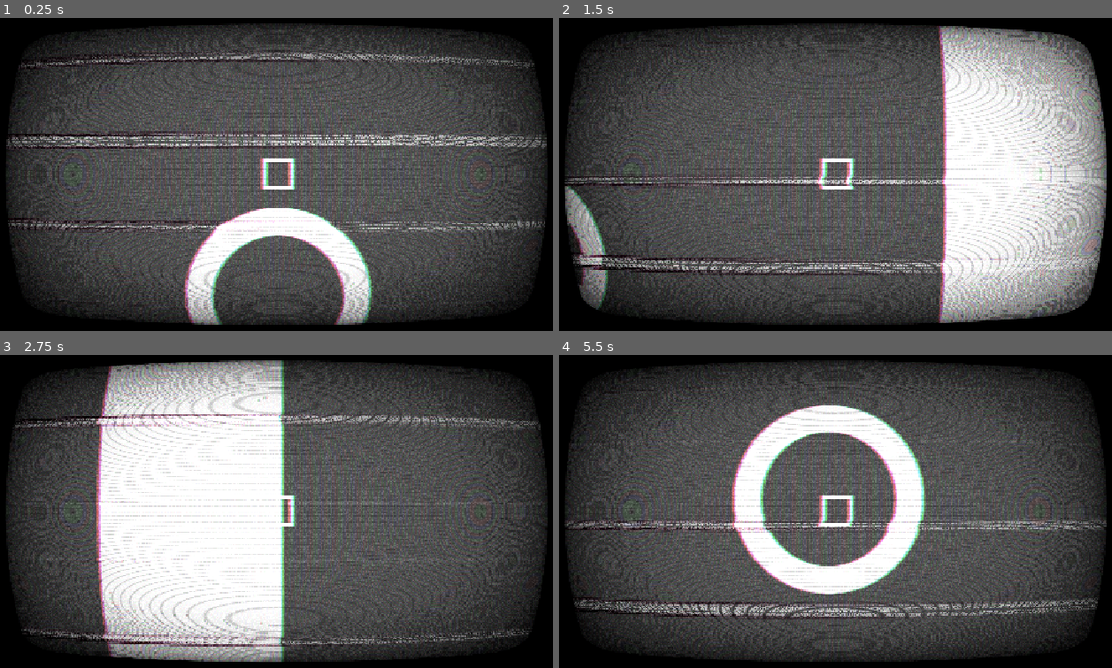
Above: before the commit, frames 1-4 (two rows, left to right).
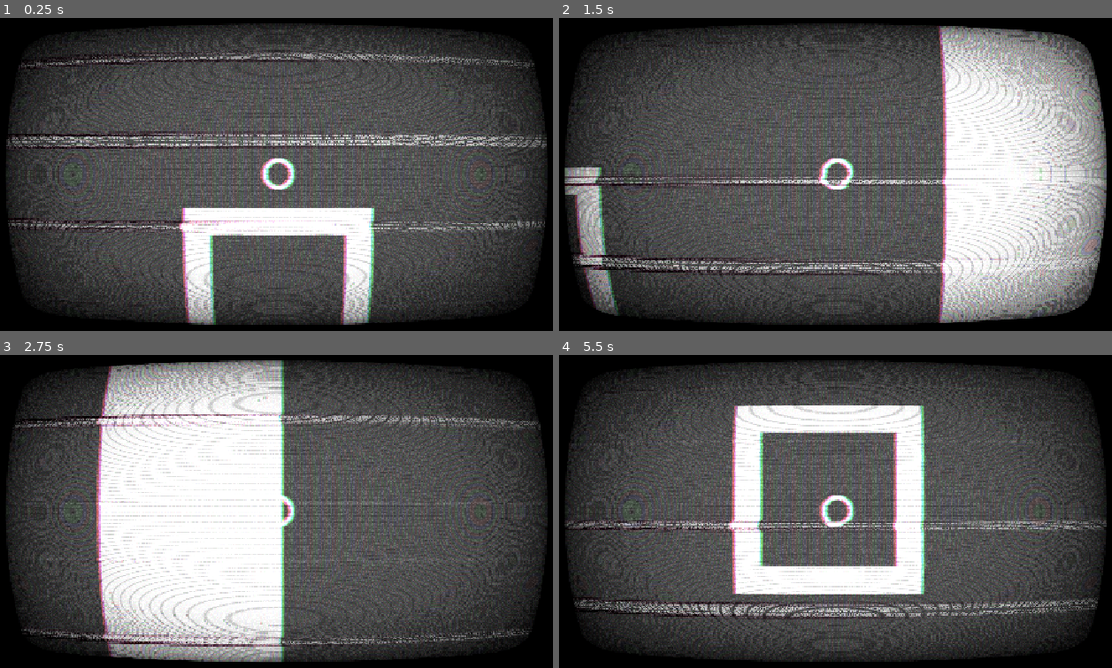
Above: after the commit, the same moments.

Repository: aidankmcalister/GodotHorrorShapeGame
Game: Godot game, scene res://main.tscn
Same seed, same stepped clock (60 frames per second), same inputs: the game is played once before the commit and once after it.
Inputs:
- Up to frame 1 (0.25 s): no input
- Up to frame 2 (1.5 s): hold D (right) 0.53-1.28 s; hold S (down) from 1.28 s (still down)
- Up to frame 3 (2.75 s): release S (down) at 2.03 s; hold D (right) from 2.03 s (still down)
- Up to frame 4 (5.5 s): release D (right) at 2.78 s; hold W (up) 2.78-3.53 s; hold A (left) 3.53-5.03 s; hold S (down) from 5.03 s (still down)

The runs differ from the first frame. In frame 1, 4.6% of the frame differs, in the area x 32-68%, y 44-99%; in frame 2, 2.0%; in frame 3, 0.2%; in frame 4, 8.3%, in the area x 30-67%, y 16-77%.

Commit message:
player changes

Diff:
--- a/MysteriousCreature/MysteriousCreature.tscn
+++ /dev/null
@@ -1,12 +0,0 @@
-[gd_scene load_steps=2 format=3 uid="uid://bcr4it0ob7g7e"]
-
-[ext_resource type="Texture2D" uid="uid://bthr0bn71avol" path="res://Shapes/Circle 2.png" id="1_fe0bb"]
-
-[node name="MysteriousCreature" type="Node2D"]
-position = Vector2(576, 320)
-scale = Vector2(0.2, 0.2)
-metadata/_edit_group_ = true
-
-[node name="Sprite2D" type="Sprite2D" parent="."]
-texture_filter = 1
-texture = ExtResource("1_fe0bb")
--- a/MysteriousCreature/mysterious_creature.tscn
+++ b/MysteriousCreature/mysterious_creature.tscn
@@ -1,11 +1,11 @@
 [gd_scene load_steps=2 format=3 uid="uid://smo44wvq2qwt"]
 
-[ext_resource type="Texture2D" uid="uid://bthr0bn71avol" path="res://Shapes/Circle 2.png" id="1_0hf01"]
+[ext_resource type="Texture2D" uid="uid://ct6c68cvahfne" path="res://Shapes/Square2.png" id="1_r3nmx"]
 
 [node name="MysteriousCreature" type="Node2D"]
-position = Vector2(2.08165e-12, 2.08165e-12)
+position = Vector2(2.08165e-12, 320)
 scale = Vector2(0.3, 0.3)
 metadata/_edit_group_ = true
 
 [node name="Sprite2D" type="Sprite2D" parent="."]
-texture = ExtResource("1_0hf01")
+texture = ExtResource("1_r3nmx")
--- a/Player/player.gd
+++ b/Player/player.gd
@@ -1,13 +1,15 @@
 extends CharacterBody2D
 
 @export var speed = 400
-@export var friction = 8
+@export var friction = 7
 @export var acceleration = 5
+var targetRotation = 0.0
+var rotationSpeed = 5.0 # Adjust the speed as needed
 
 func _physics_process(delta):
 	player_movement(delta)
 
-func get_input():
+func get_input(delta):
 	var input = Vector2()
 	if Input.is_action_pressed('right'):
 		input.x += 1
@@ -20,7 +22,7 @@
 	return input
 
 func player_movement(delta):
-	var direction = get_input()
+	var direction = get_input(delta)
 	if direction.length() > 0:
 		velocity = velocity.lerp(direction.normalized() * speed, acceleration * delta)
 	else:
--- a/Player/player.tscn
+++ b/Player/player.tscn
@@ -1,14 +1,14 @@
 [gd_scene load_steps=7 format=3 uid="uid://2iygctujwii4"]
 
 [ext_resource type="Script" path="res://Player/player.gd" id="1_l5v4i"]
-[ext_resource type="Texture2D" uid="uid://ct6c68cvahfne" path="res://Shapes/Square2.png" id="1_qthj5"]
+[ext_resource type="Texture2D" uid="uid://bthr0bn71avol" path="res://Shapes/Circle 2.png" id="2_io82r"]
 [ext_resource type="Shader" path="res://main.gdshader" id="3_vpo73"]
 
-[sub_resource type="CircleShape2D" id="CircleShape2D_4d1ei"]
+[sub_resource type="CircleShape2D" id="CircleShape2D_mund5"]
 radius = 13.0
 
-[sub_resource type="RectangleShape2D" id="RectangleShape2D_r0hbv"]
-size = Vector2(32, 32)
+[sub_resource type="CircleShape2D" id="CircleShape2D_vrtcj"]
+radius = 17.0
 
 [sub_resource type="ShaderMaterial" id="ShaderMaterial_xke7m"]
 shader = ExtResource("3_vpo73")
@@ -40,15 +40,15 @@
 [node name="Sprite2D" type="Sprite2D" parent="."]
 texture_filter = 1
 scale = Vector2(0.05, 0.05)
-texture = ExtResource("1_qthj5")
+texture = ExtResource("2_io82r")
 
 [node name="CollisionShape2D" type="CollisionShape2D" parent="."]
-shape = SubResource("CircleShape2D_4d1ei")
+shape = SubResource("CircleShape2D_mund5")
 
 [node name="AreaCollision" type="Area2D" parent="."]
 
 [node name="CollisionShape2D" type="CollisionShape2D" parent="AreaCollision"]
-shape = SubResource("RectangleShape2D_r0hbv")
+shape = SubResource("CircleShape2D_vrtcj")
 
 [node name="PlayerCamera" type="Camera2D" parent="."]
 
